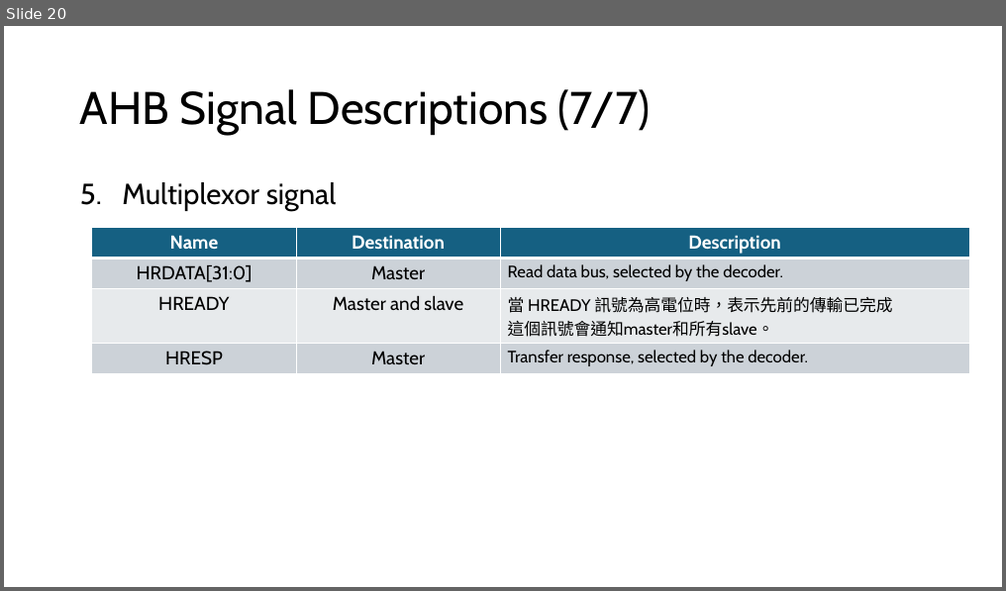
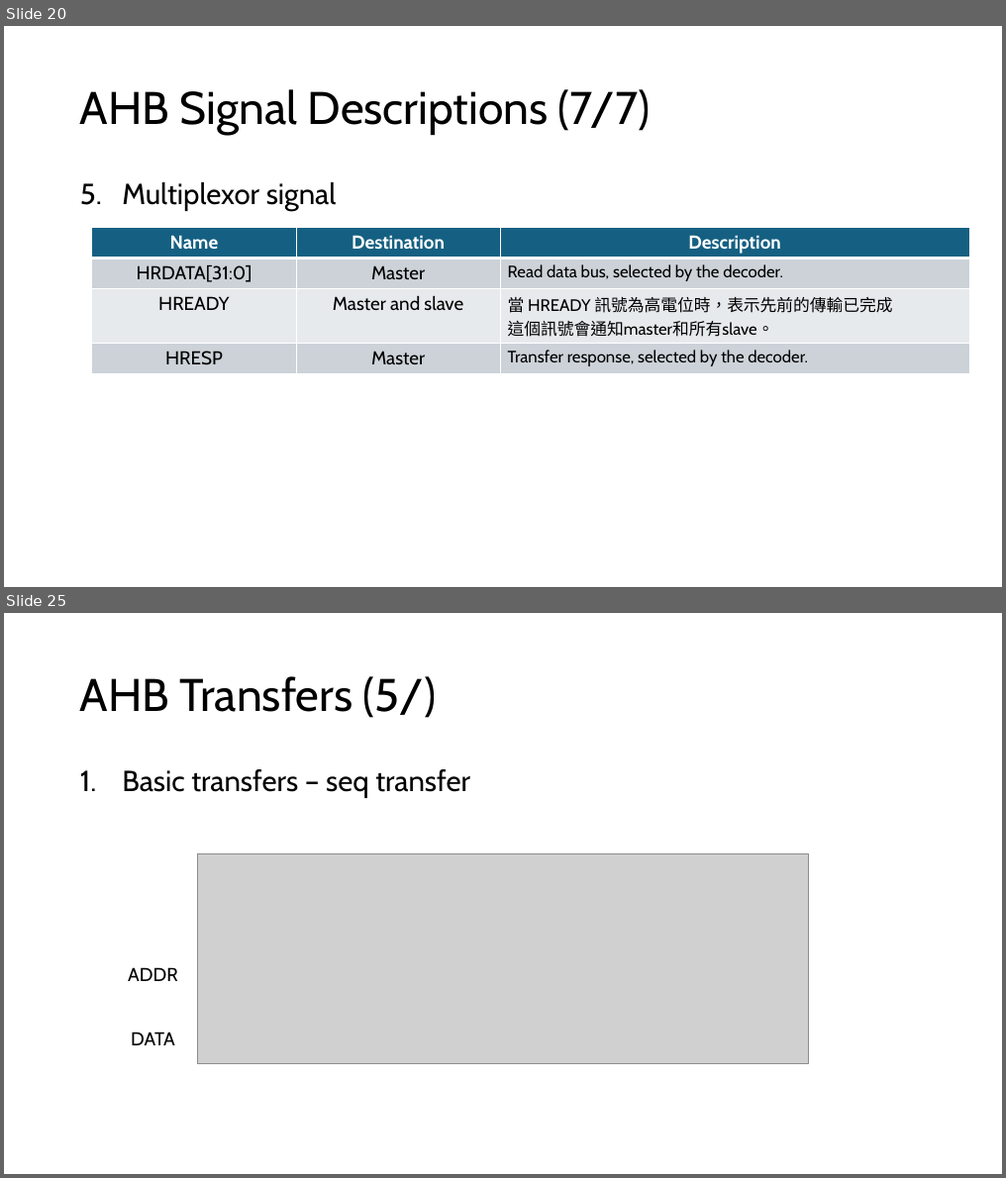
Before and after one commit to s9001055/DV_learning, a slide deck: AMBA/AMBA_learning.pptx. Shown one above the other, each under a label of ours: slide 20 before the commit, slides 20 and 25 after it; the slides between them are not shown. The pictures are 1006x591 and 1006x1178 pixels, drawn with LibreOffice and Linux fonts; fonts in the diff are those of the drawing; grey boxes stand for pictures. Boxes give left, top, right and bottom in pixels: in the first picture for what was removed or moved away, otherwise in the second. Text is boxed around its words. In the diff, an @@ line names an element or a change of style, - is before the commit and + after.

Commit message:
Modify: AMBA/AMBA_learning.pptx 1. Add chapter 2 AHB Transfers Basic transfers 2. Add chapter 2 AHB Transfers Transfer types

```diff
--- a/AMBA/AMBA_learning.pptx
+++ b/AMBA/AMBA_learning.pptx
@@ slide 25 added at [4,613,1002,1174], background #FFFFFF @@
@@ title added at [80,676,437,718], 44 pt, text #000000 @@
+AHB Transfers (5/)
@@ text added at [122,769,470,798], 28 pt, text #000000 @@
+1. Basic transfers – seq transfer
@@ picture added at [197,854,809,1063] @@
@@ text added at [128,967,178,981], 18 pt, text #000000 @@
+ADDR
@@ text added at [131,1032,175,1046], 18 pt, text #000000 @@
+DATA
```
Also in this commit, not shown: 8 other slides added, 1 other file.
